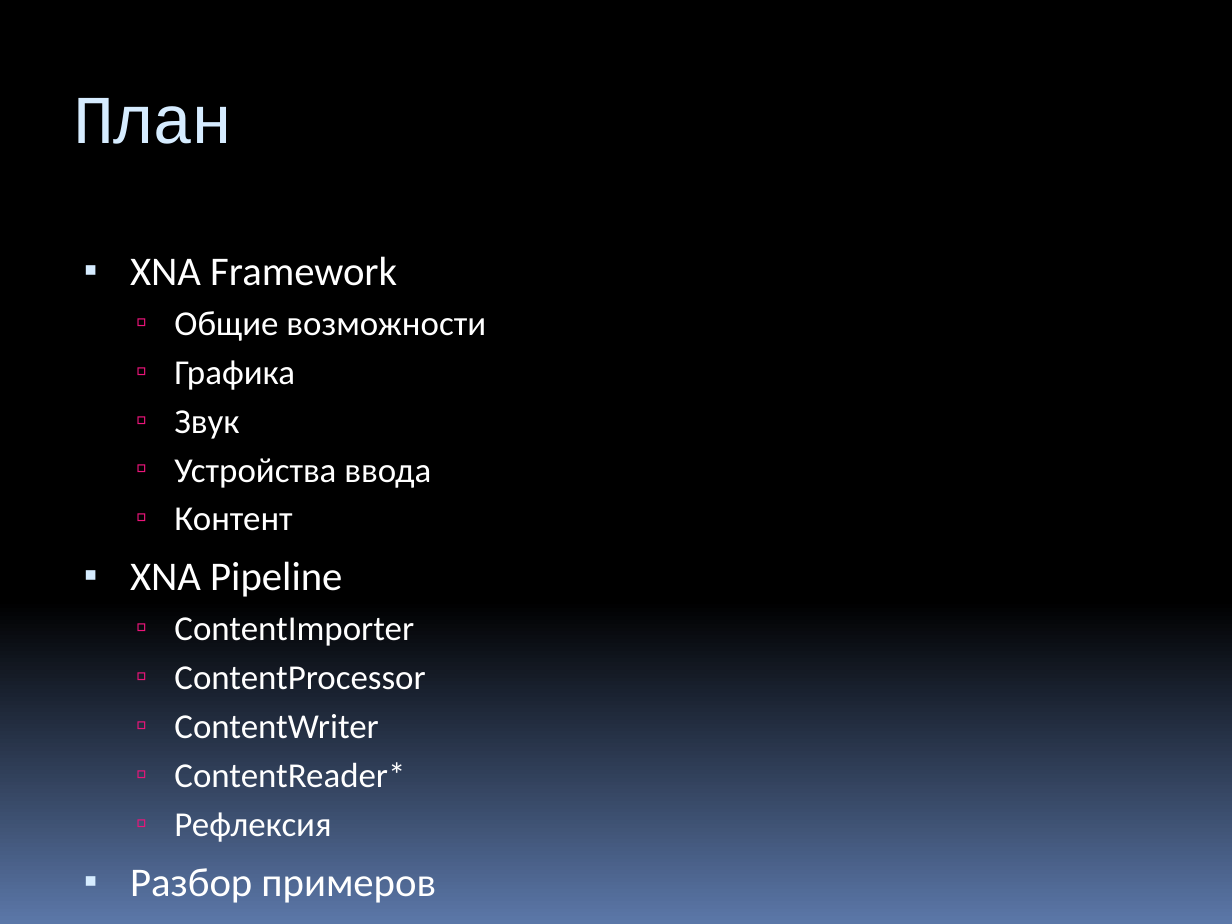
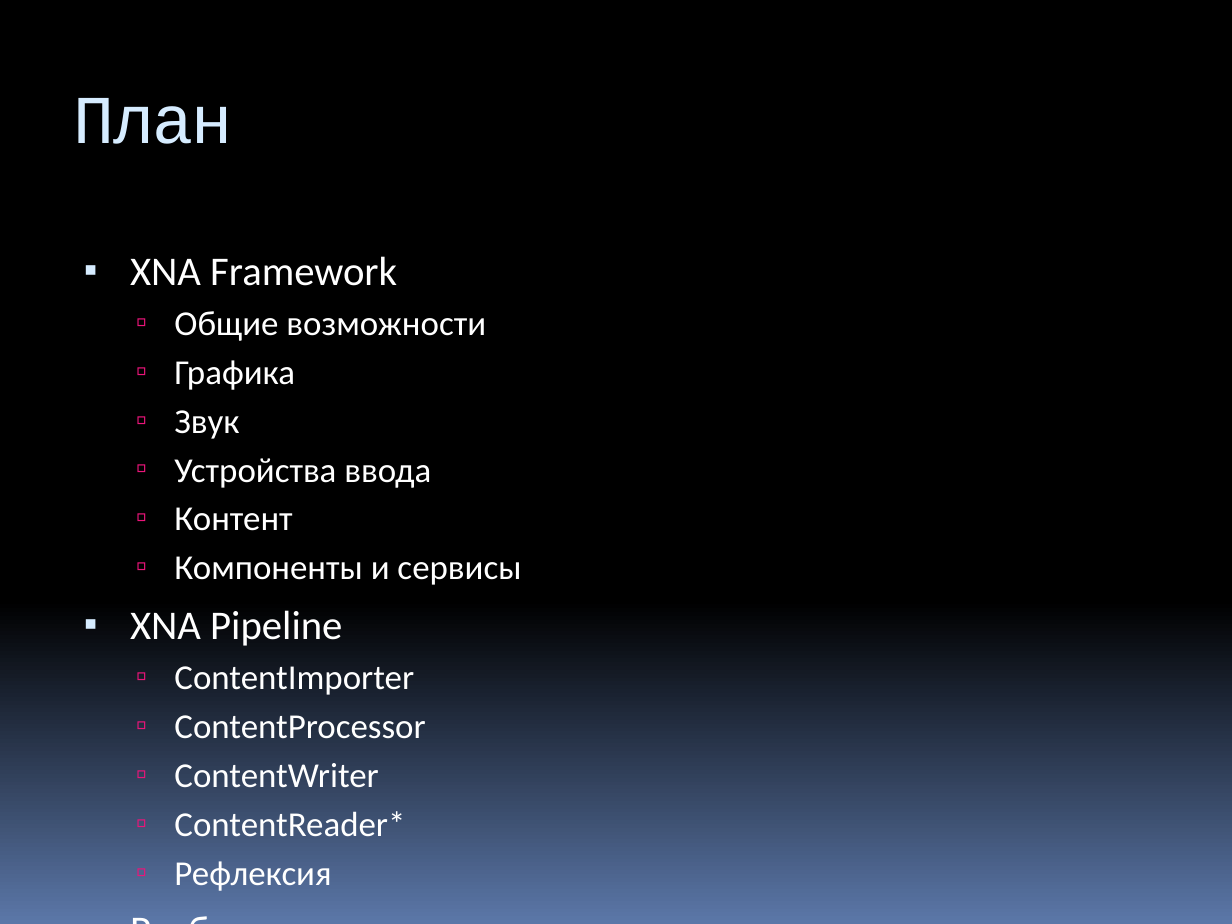
Before and after one commit to yaceq/quadro-xds, a slide deck: slide 10 of Docs/MasterClass.pptx (slide 6 before the commit). Drawn at 1232x924 pixels with LibreOffice and Linux fonts; fonts in the diff are those of the drawing. Boxes give left, top, right and bottom in pixels: in the first picture for what was removed or moved away, otherwise in the second. Text is boxed around its words. In the diff, an @@ line names an element or a change of style, - is before the commit and + after.

```diff
--- a/Docs/MasterClass.pptx
+++ b/Docs/MasterClass.pptx
@@ text at bbox=[174, 556, 521, 585]: paragraph added @@
+  ▫ Компоненты и сервисы
```
Also in this commit, not shown: 4 other slides changed, 4 slides added.
